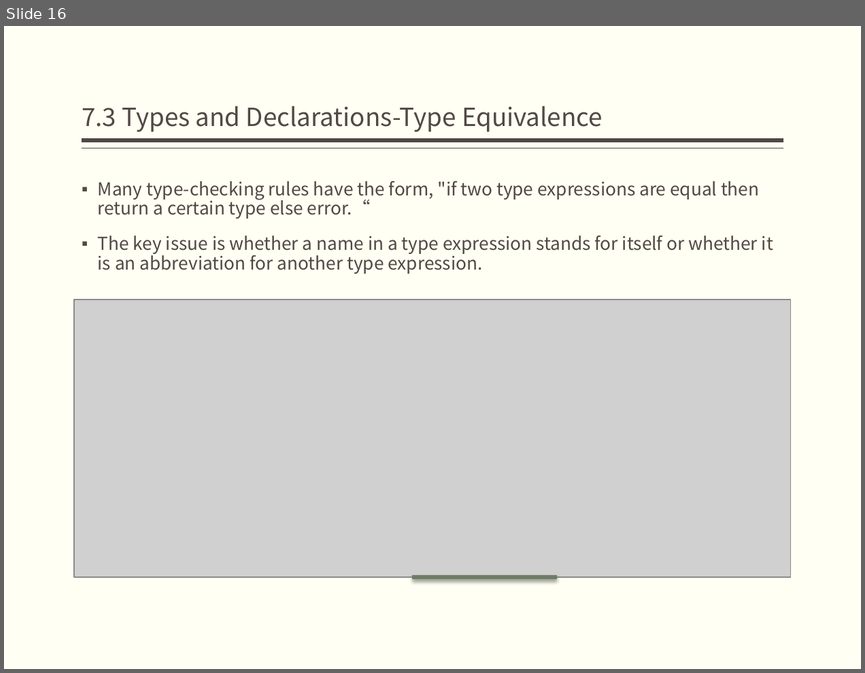
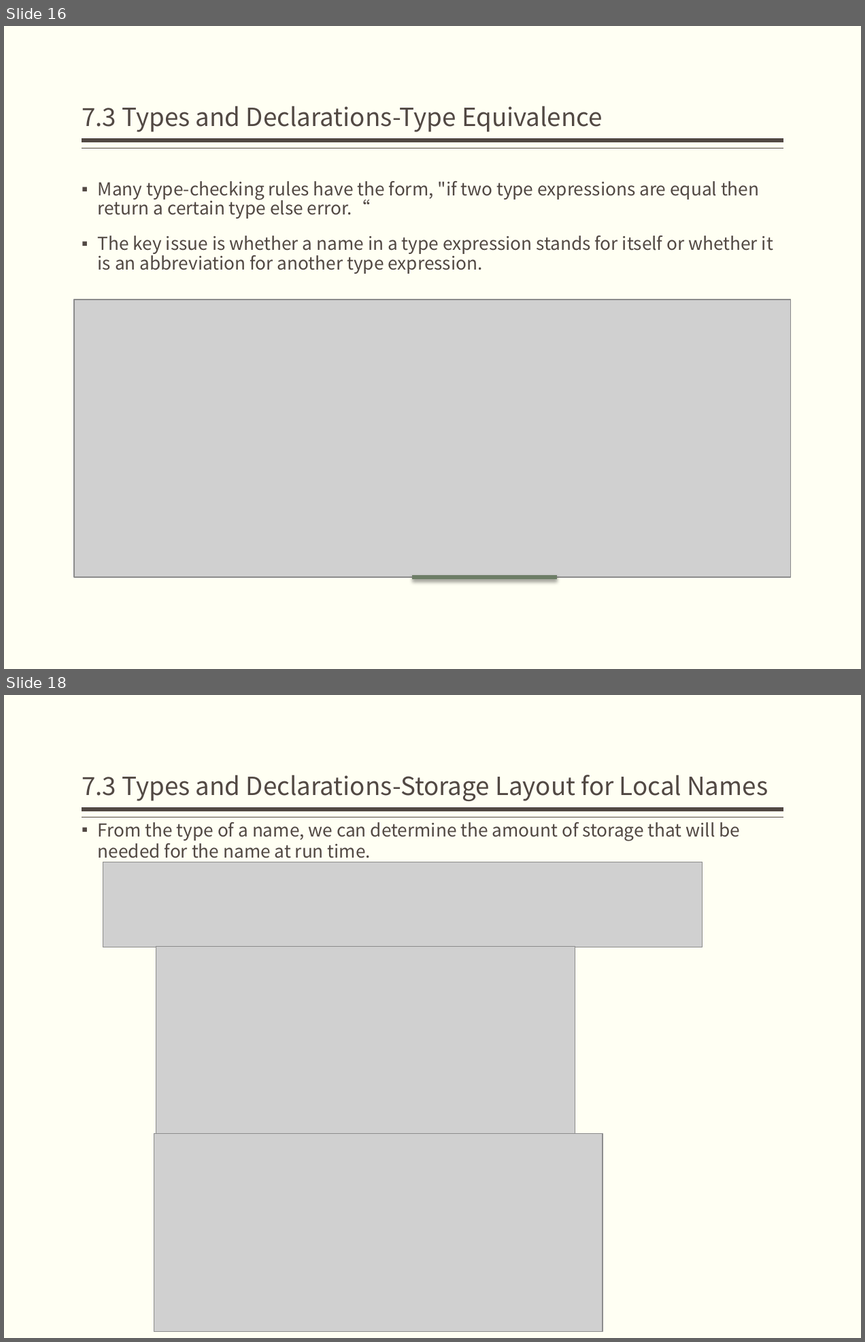
Before and after one commit to bonkboykz/jz81.github.io, a slide deck: course/compiler/LectureNotes/(Spring2017)Lecture7.pptx. Shown one above the other, each under a label of ours: slide 16 before the commit, slides 16 and 18 after it; the slides between them are not shown. The pictures are 865x673 and 865x1342 pixels, drawn with LibreOffice and Linux fonts; fonts in the diff are those of the drawing; grey boxes stand for pictures. Boxes give left, top, right and bottom in pixels: in the first picture for what was removed or moved away, otherwise in the second. Text is boxed around its words. In the diff, an @@ line names an element or a change of style, - is before the commit and + after.

```diff
--- a/course/compiler/LectureNotes/(Spring2017)Lecture7.pptx
+++ b/course/compiler/LectureNotes/(Spring2017)Lecture7.pptx
@@ slide 18 added at [4,695,861,1338], background #FFFFF3; not listed: 2 template elements that a slide beside it also shows @@
@@ title added at [82,775,768,801], 21 pt, text #514843 @@
+7.3 Types and Declarations-Storage Layout for Local Names
@@ text added at [98,822,740,862], 15 pt, text #514843 @@
+▪ From the type of a name, we can determine the amount of storage that will be needed for the name at run time.
@@ picture added at [103,862,702,947] @@
@@ picture added at [156,947,575,1134] @@
@@ picture added at [154,1134,603,1331] @@
```
Also in this commit, not shown: 1 slide changed, 4 other slides added.
